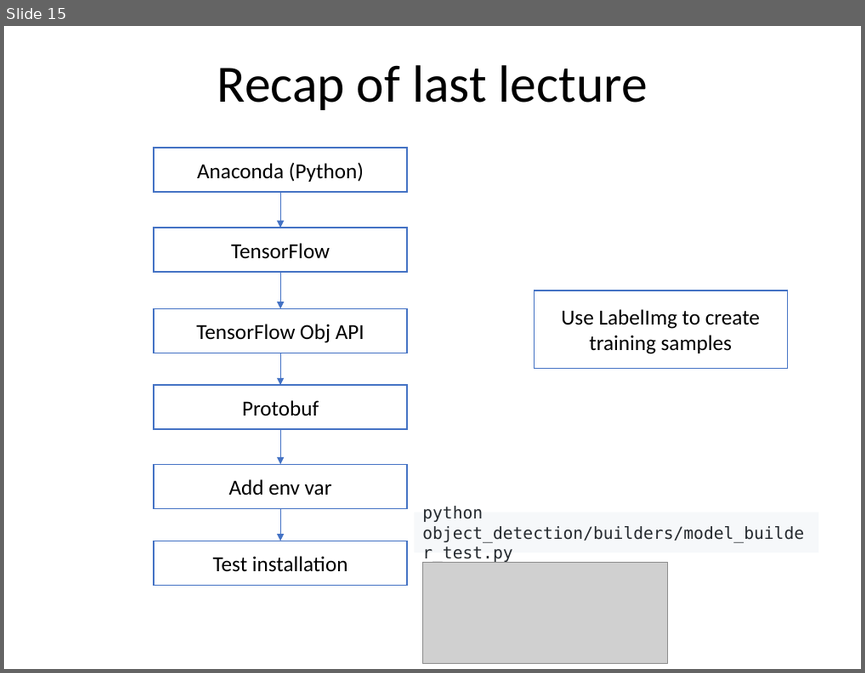
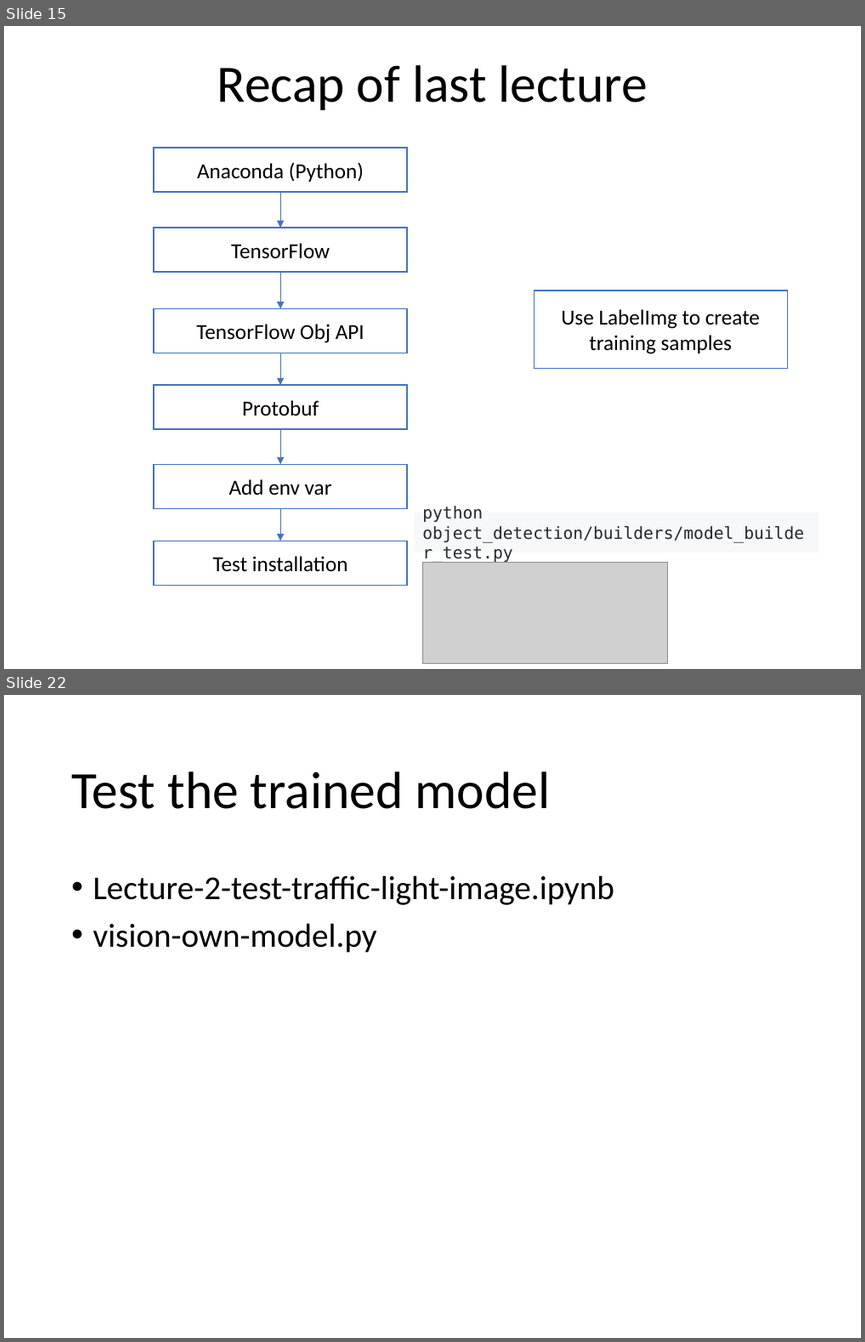
Before and after one commit to YichaoOU/self_driving_car, a slide deck: Tutorial/TensorFlow-Obj-API.pptx. Shown one above the other, each under a label of ours: slide 15 before the commit, slides 15 and 22 after it; the slides between them are not shown. The pictures are 865x673 and 865x1342 pixels, drawn with LibreOffice and Linux fonts; fonts in the diff are those of the drawing; grey boxes stand for pictures. Boxes give left, top, right and bottom in pixels: in the first picture for what was removed or moved away, otherwise in the second. Text is boxed around its words. In the diff, an @@ line names an element or a change of style, - is before the commit and + after.

```diff
--- a/Tutorial/TensorFlow-Obj-API.pptx
+++ b/Tutorial/TensorFlow-Obj-API.pptx
@@ slide 22 added at box(4, 695, 861, 1338), background #FFFFFF @@
@@ title added at box(71, 771, 551, 809), 44 pt, text #000000 @@
+Test the trained model
@@ text added at box(93, 875, 614, 953), 28 pt, text #000000 @@
+• Lecture-2-test-traffic-light-image.ipynb
+• vision-own-model.py
```
Also in this commit, not shown: 4 slides changed, 3 other slides added, 1 slide removed, 5 other files.
